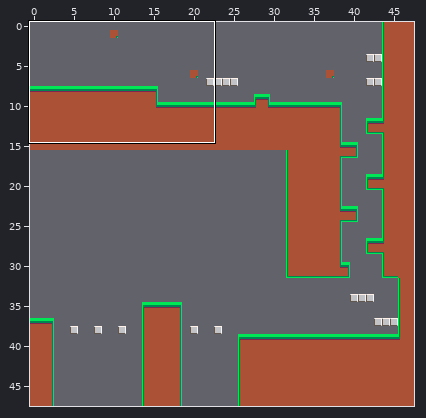
An edit to a level. Tiled map, 365indiesJam/Assets/testemenor.tmx. The first picture is a wide view before the edit; the outline marks the close-up.
Close-up. Old version:
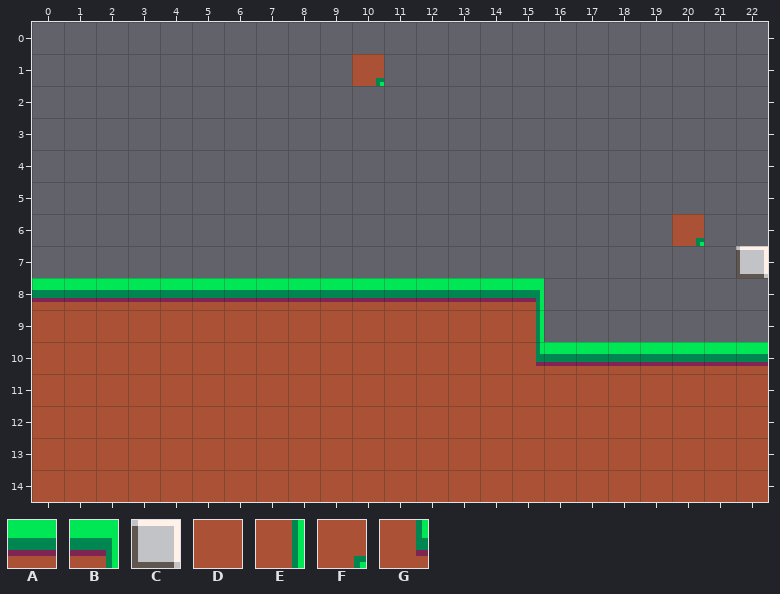
Cells are 8x8 px. Shown: x 0..22, y 0..14. The commit also changed other parts of the map, which this record leaves out.
Key: from "ground": A 1, B 2, C 3, D 15, E 16, F 18, G 32.
_ is an empty cell.
Objects are placed by their top-left corner, in cells (3,4 is the top-left corner of cell 3,4); size is 1x1 cell unless given.
Layer "Camada de Tiles 1" before, first column x 0:
 0 _______________________
 1 _______________________
 2 _______________________
 3 _______________________
 4 _______________________
 5 _______________________
 6 _______________________
 7 ______________________C
 8 AAAAAAAAAAAAAAAB_______
 9 DDDDDDDDDDDDDDDE_______
10 DDDDDDDDDDDDDDDGAAAAAAA
11 DDDDDDDDDDDDDDDDDDDDDDD
12 DDDDDDDDDDDDDDDDDDDDDDD
13 DDDDDDDDDDDDDDDDDDDDDDD
14 DDDDDDDDDDDDDDDDDDDDDDD
Objects on layer "Camada de Objetos 1" before:
F "Dolphin" at 10,1
F "Dolphin" at 20,6
And afterwards:
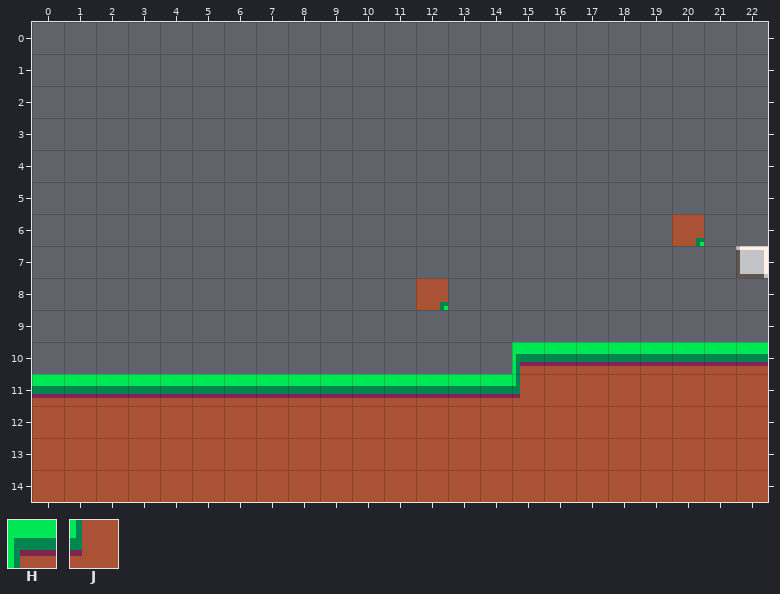
Further tiles: from "ground": H 0, J 33.
From old to new:
{"where": "layer \"Camada de Tiles 1\""}
{"y":8,"x":0,"old":"AAAAAAAAAAAAAAAB","new":"________________"}
{"y":9,"x":0,"old":"DDDDDDDDDDDDDDDE","new":"________________"}
{"y":10,"x":0,"old":"DDDDDDDDDDDDDDDG","new":"_______________H"}
{"y":11,"x":0,"old":"DDDDDDDDDDDDDDDD","new":"AAAAAAAAAAAAAAAJ"}
{"where": "layer \"Camada de Objetos 1\""}
{"was": "F \"Dolphin\" at 10,1", "now": "F \"Dolphin\" at 12,8"}
